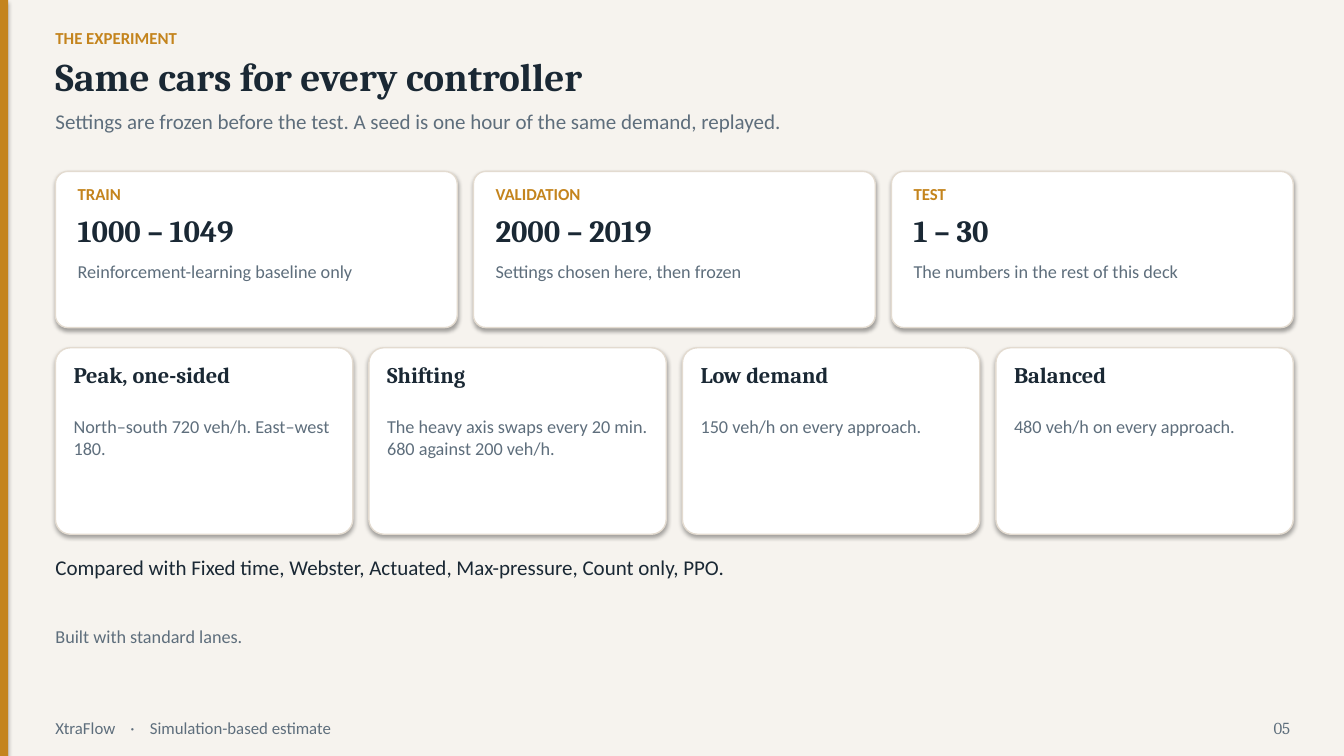
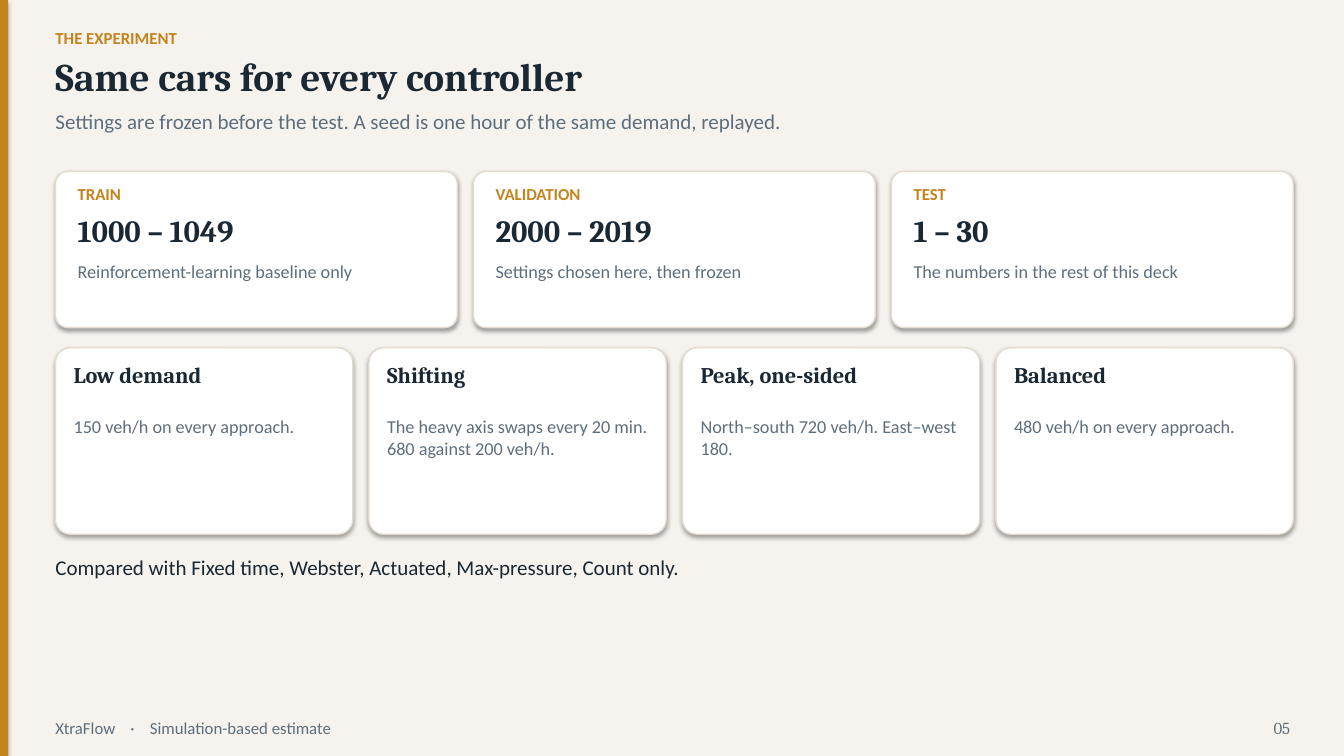
Before and after one commit to couder-04/XtraFlow, a slide deck: slide 5 of results/deck.pptx. Drawn at 1344x756 pixels with LibreOffice and Linux fonts; fonts in the diff are those of the drawing. Boxes give left, top, right and bottom in pixels: in the first picture for what was removed or moved away, otherwise in the second. Text is boxed around its words. In the diff, an @@ line names an element or a change of style, - is before the commit and + after.

Commit message:
Finish the time-cut XtraFlow study and publish results.
Keep the 200k PPO zip on disk but leave rl_ppo out of the TEST comparison so the remaining controllers, report, and deck can finish within a short wall-clock budget.

```diff
--- a/results/deck.pptx
+++ b/results/deck.pptx
@@ text at bbox=[74, 367, 201, 383]: text changed @@
-Peak, one-sided
+Low demand
@@ text at bbox=[701, 367, 857, 386]: text changed @@
-Low demand
+Peak, one-sided
@@ text at bbox=[74, 420, 294, 436]: text changed @@
-North–south 720 veh/h. East–west 180.
+150 veh/h on every approach.
@@ text at bbox=[701, 420, 956, 455]: text changed @@
-150 veh/h on every approach.
+North–south 720 veh/h. East–west 180.
@@ text at bbox=[55, 560, 678, 579]: text changed @@
-Compared with Fixed time, Webster, Actuated, Max-pressure, Count only, PPO.
+Compared with Fixed time, Webster, Actuated, Max-pressure, Count only.
@@ text removed at bbox=[55, 630, 242, 643] @@
-Built with standard lanes.
```
Also in this commit, not shown: 10 other slides changed, 55 other files.
